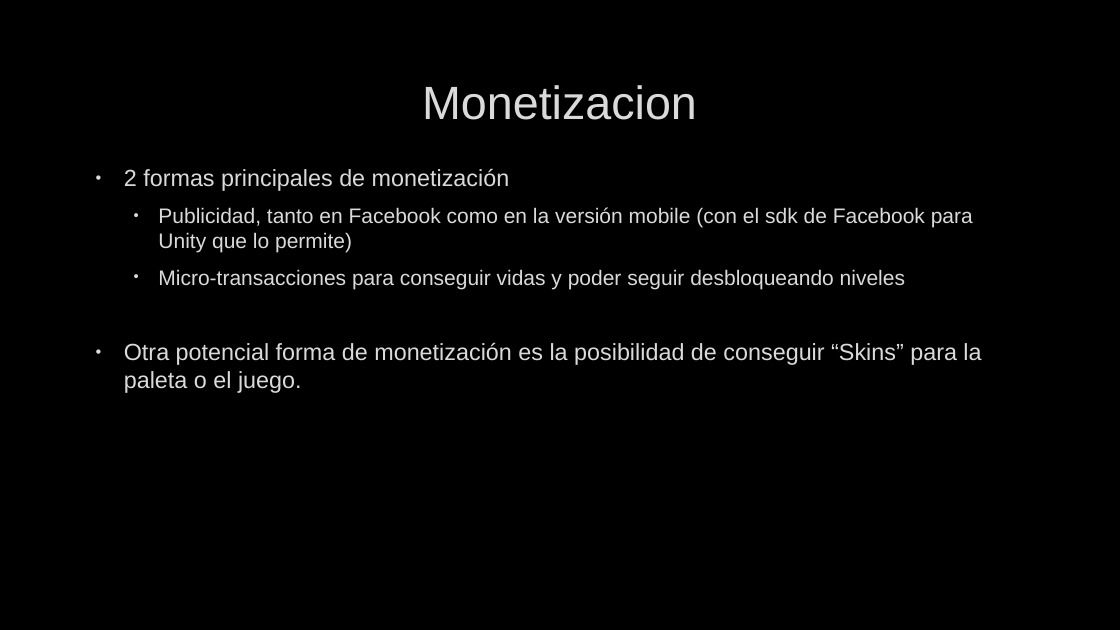
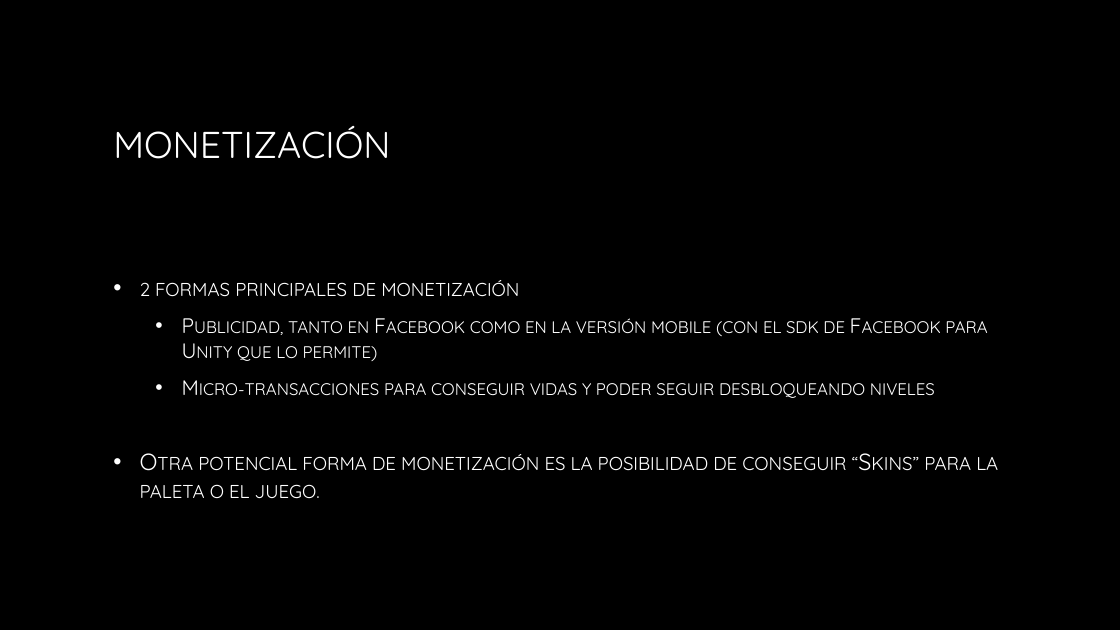
Before and after one commit to LucasCasa/VJ_FINAL, a slide deck: slide 7 of VJ_PITCH.pptx. Drawn at 1120x630 pixels with LibreOffice and Linux fonts; fonts in the diff are those of the drawing; background and template pictures are left out. Boxes give left, top, right and bottom in pixels: in the first picture for what was removed or moved away, otherwise in the second. Text is boxed around its words. In the diff, an @@ line names an element or a change of style, - is before the commit and + after.

```diff
--- a/VJ_PITCH.pptx
+++ b/VJ_PITCH.pptx
@@ title at (x1=113, y1=126, x2=390, y2=159): text changed; size 40 to 32 pt; font Arial to Quicksand; text colour #DADADA to gradient #FFFFFF to #A6A6A6 @@
-Monetizacion
+MONETIZACIÓN
@@ text "2 formas principales de monetización" moved from (x1=124, y1=168, x2=981, y2=393) to (x1=140, y1=280, x2=998, y2=499) @@
@@ text "2 formas principales de monetización" at (x1=140, y1=280, x2=998, y2=499): font Arial to Quicksand, text colour #DADADA to gradient #FFFFFF to #BFBFBF, letter outline #404040 0.75 pt to none, small capitals on; indent changed; bullet colour #DADADA to #FFFFFF; vertical alignment top to middle @@
```
Also in this commit, not shown: 7 other slides changed, 1 slide added, 1 slide removed.
